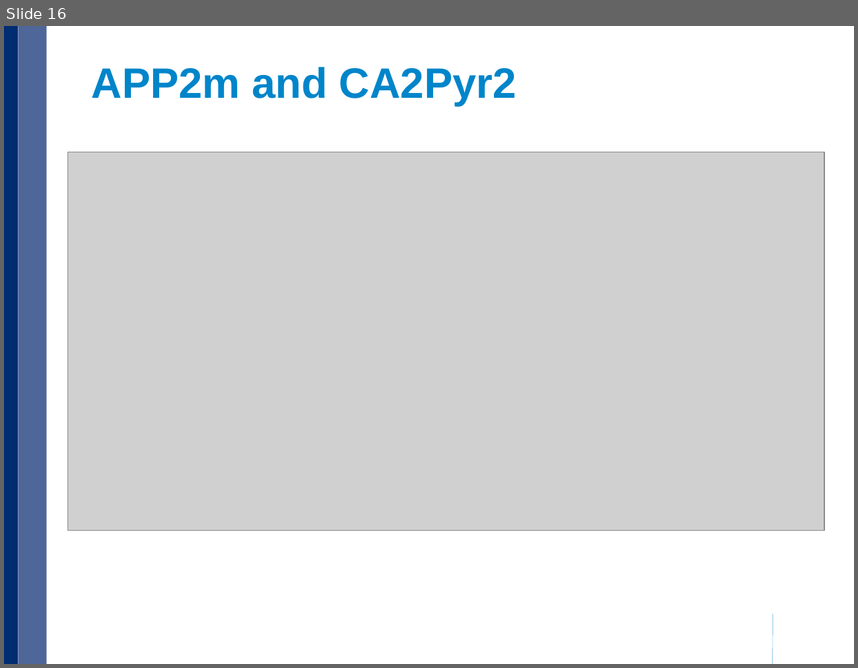
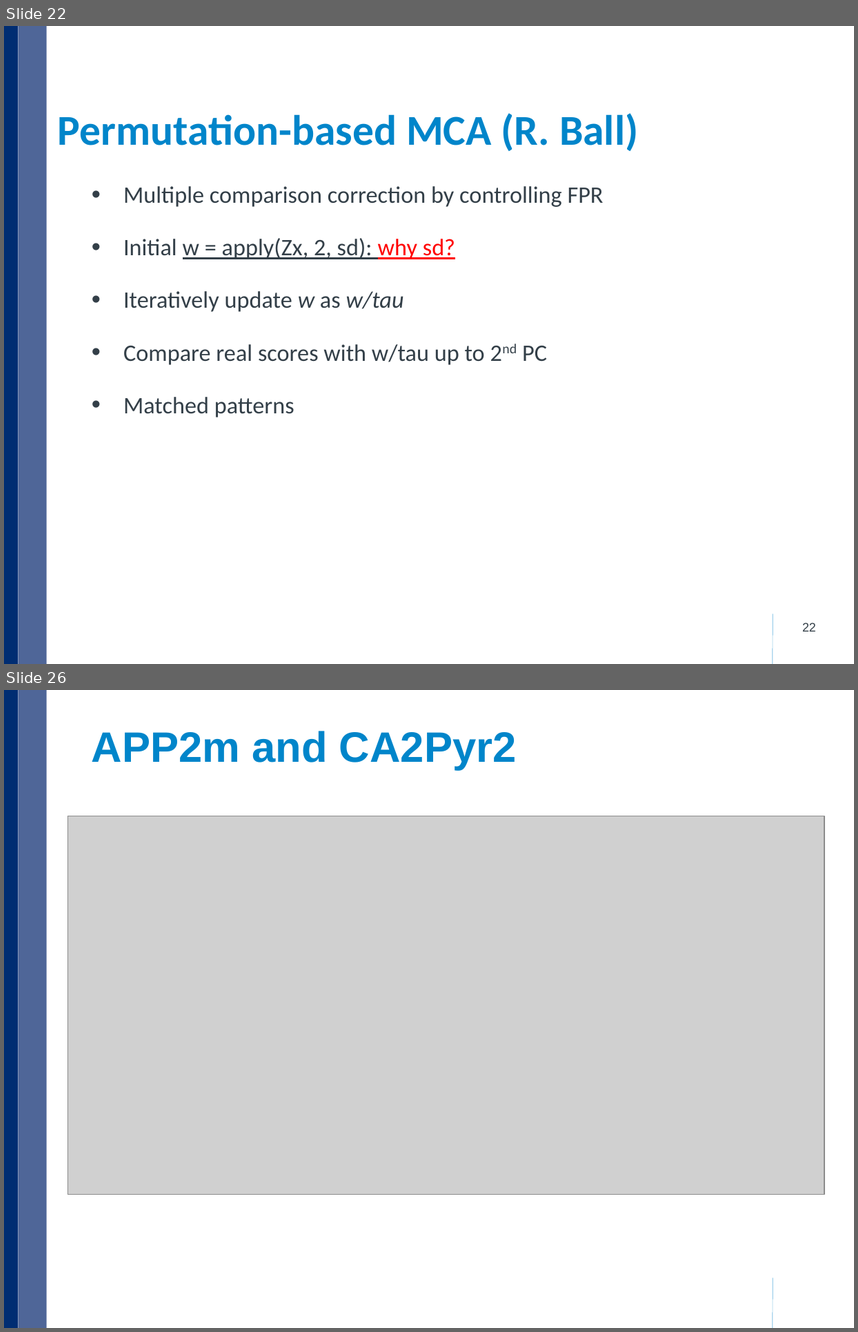
Before and after one commit to xulong82/pmca, a slide deck: pmca_current.pptx. Shown one above the other, each under a label of ours: slide 16 before the commit, slides 22 and 26 after it; the slides between them are not shown. The pictures are 858x668 and 858x1332 pixels, drawn with LibreOffice and Linux fonts; fonts in the diff are those of the drawing; grey boxes stand for pictures; background and template pictures are left out. Boxes give left, top, right and bottom in pixels: in the first picture for what was removed or moved away, otherwise in the second. Text is boxed around its words. In the diff, an @@ line names an element or a change of style, - is before the commit and + after.

```diff
--- a/pmca_current.pptx
+++ b/pmca_current.pptx
@@ slide 22 added at (x1=4, y1=26, x2=854, y2=664), background #FFFFFF; not listed: 3 template elements that a slide beside it also shows @@
@@ title added at (x1=58, y1=113, x2=638, y2=151), 36 pt, text #0085CA, bold @@
+Permutation-based MCA (R. Ball)
@@ text added at (x1=123, y1=186, x2=604, y2=417), 20 pt, text #333F48 @@
+• Multiple comparison correction by controlling FPR
+• Initial w = apply(Zx, 2, sd): why sd?
+• Iteratively update w as w/tau
+• Compare real scores with w/tau up to 2nd PC
+• Matched patterns
@@ page number added at (x1=802, y1=622, x2=816, y2=631), 10.5 pt, text #333F48 @@
+22
@@ what was slide 16 is now slide 26 @@
```
Also in this commit, not shown: 2 slides changed, 22 other slides added, 13 slides removed, 24 other files.
